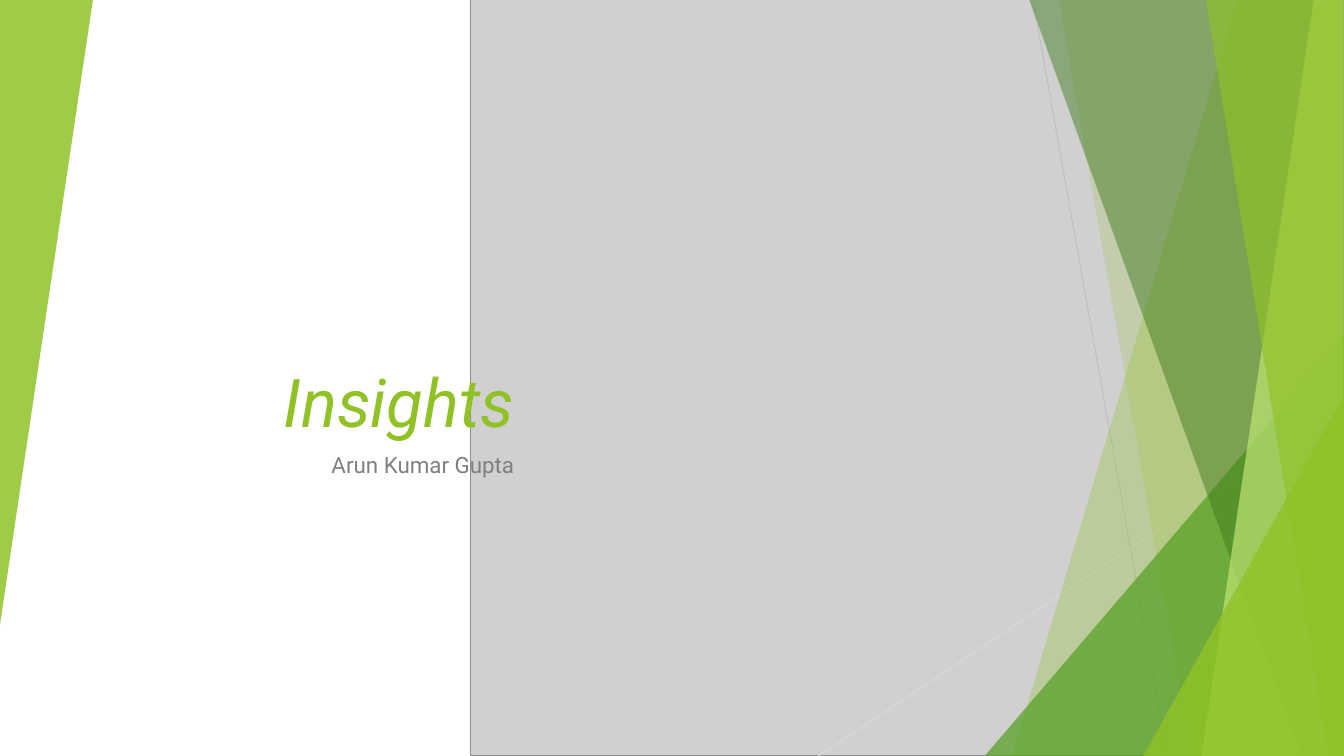
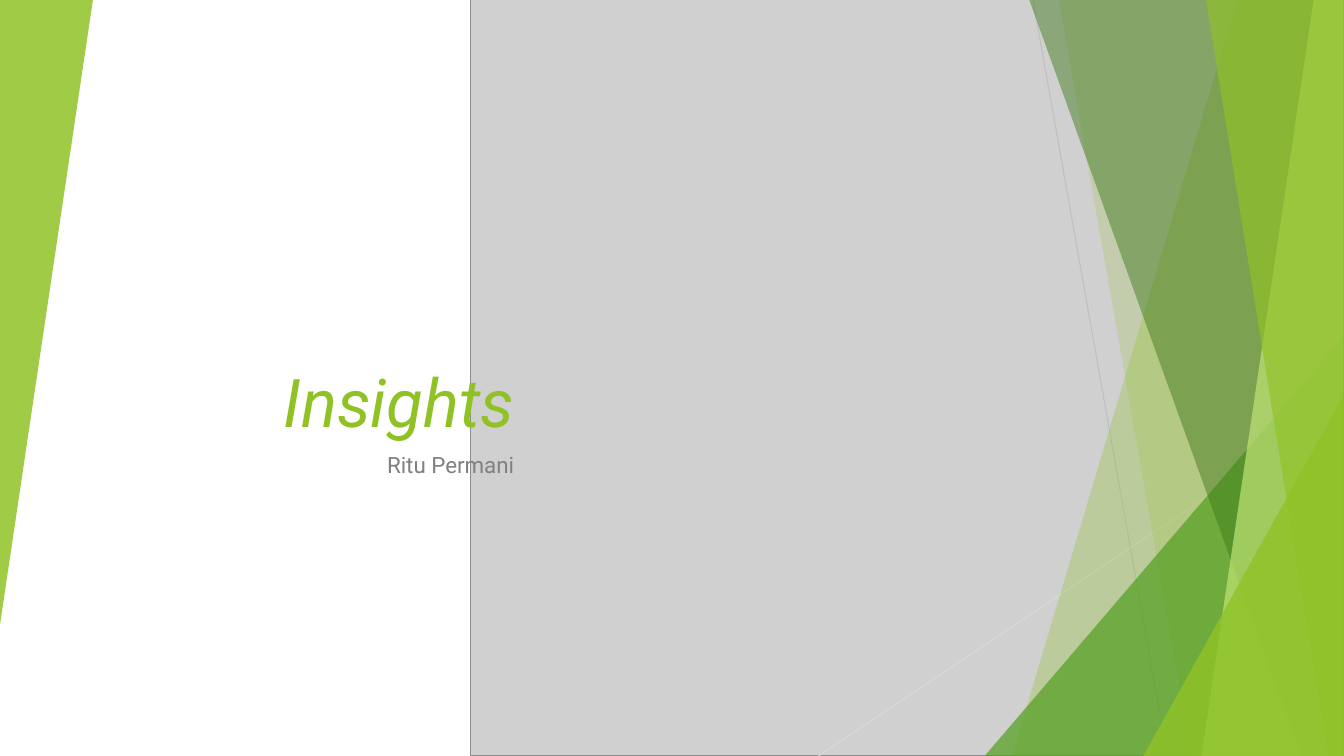
Before and after one commit to ritupermani/ShopEasy-CaseStudy, a slide deck: slide 1 of Presentation.pptx. Drawn at 1344x756 pixels with LibreOffice and Linux fonts; fonts in the diff are those of the drawing; grey boxes stand for pictures. Boxes give left, top, right and bottom in pixels: in the first picture for what was removed or moved away, otherwise in the second. Text is boxed around its words. In the diff, an @@ line names an element or a change of style, - is before the commit and + after.

```diff
--- a/Presentation.pptx
+++ b/Presentation.pptx
@@ subtitle at box(387, 453, 514, 480): text changed @@
-Arun Kumar Gupta
+Ritu Permani
```
